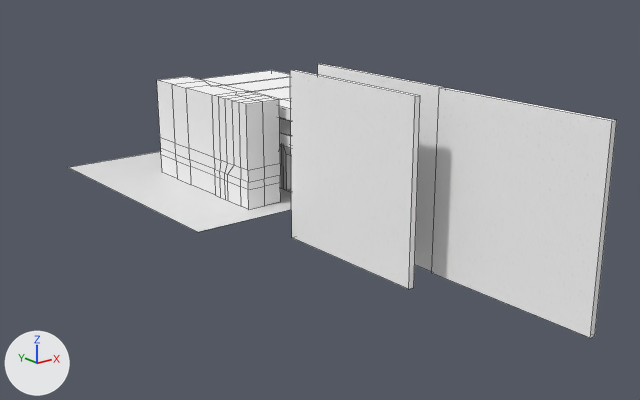
Two versions of the Blender file BlenderFiles/ProjectFiles/CyberpunkSpace.blend, one commit apart.
Camera for both pictures: a 50 mm camera at (-178.0, -264.0, 94.0) aimed at (-2.0, -44.0, 6.0). The axes (+X, +Y, +Z) are drawn at lower left. The lights are the same throughout. Mesh edges are drawn as thin lines.

The first picture shows 'Appartment Alley', 'Building alley left', 'Cube', 'Cube.001', 'Cube.002', 'Floor'.
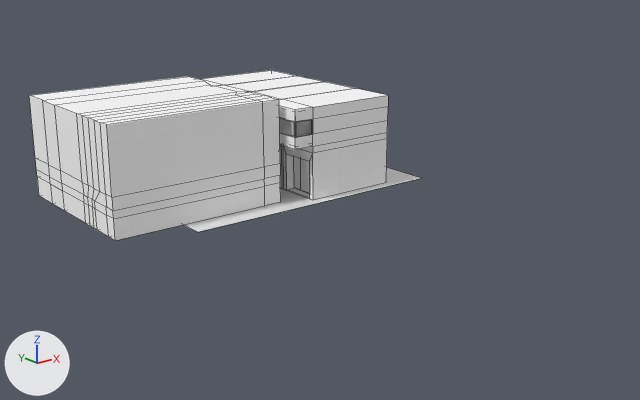
What differs and where, as boxes (x1, y1, x2, y2) in the pictures (640 x 400 px; the box of a moved part takes in the faces that stretch with it):
```json
{"object": "Cube.002", "change": "deleted", "before": [432, 88, 617, 338]}
{"object": "Building alley left", "change": "reshaped", "before": [157, 77, 281, 209], "after": [29, 77, 281, 240], "on screen": "102% wider, 23% taller"}
{"object": "Cube", "change": "deleted", "before": [290, 70, 420, 289]}
{"object": "Cube.001", "change": "deleted", "before": [318, 64, 446, 272]}
{"part": 1, "of": "me_cube_002", "change": "moved or reshaped", "before": [157, 79, 265, 209], "after": [29, 79, 265, 240]}
{"object": "Appartment Alley", "change": "unchanged, uncovered by the edit", "before": [199, 70, 291, 192], "after": [199, 70, 388, 200]}
{"object": "Floor", "change": "unchanged, covered by the edit", "before": [68, 151, 291, 232], "after": [184, 168, 420, 232]}
```

The change, as JSON lines over the scene's bpy script:
```json
{"block": "me_cube_002", "where": "# used by ob_building_alley_left; location = (-3.2, -5.9, 1.0)"}
{"op": "remove", "block": "me_cube_002", "code": "me_cube_002.from_pydata(...)  # 124 vertices, 122 faces; spans x -12.5..1.0, y -16.8..43.7, z -1.0..35.5"}
{"op": "add", "block": "me_cube_002", "code": "me_cube_002.from_pydata(...)  # 136 vertices, 137 faces; spans x -62.4..1.3, y -16.8..43.7, z -1.0..35.5"}
{"block": "me_cube_002", "change": "me_cube_002 part 1"}
{"block": "me_cube_002", "change": "45 vertices are removed from x -12.5, y -16.8..43.7, z -1.0..35.5"}
{"block": "me_cube_002", "change": "57 faces are deleted"}
{"block": "me_cube_002", "change": "24 vertices are added at x -62.4..1.3, y -12.6..31.8, z -0.9..13.0"}
{"block": "me_cube_002", "change": "13 new vertices lie (-56.6, 0.0, 0.0) away from vertices in x -5.8, y -16.8..0.9, z -1.0..35.5"}
{"block": "me_cube_002", "change": "5 new vertices lie (-63.4, 0.0, 0.0) away from vertices in x 1.0, y 43.7, z -1.0..35.5"}
{"block": "me_cube_002", "change": "5 new vertices lie (0.0, -11.9, 0.0) away from vertices in x -62.4, y 43.7, z -1.0..35.5"}
{"block": "me_cube_002", "change": "5 new vertices lie (0.0, -10.1, 0.0) away from vertices in x -62.4, y 31.8, z -1.0..35.5"}
{"block": "me_cube_002", "change": "5 new vertices lie (0.0, -17.4, 0.0) away from vertices in x -62.4, y 21.7, z -1.0..35.5"}
{"block": "me_cube_002", "change": "72 new faces join them, mat_concrete"}
{"op": "remove", "block": "ob_cube", "code": ["ob_cube = bpy.data.objects.new('Cube', me_cube_007)", "ob_cube.location = (-4.1, -61.8, 19.1)", "ob_cube.scale = (1.0, 28.9, 28.9)"]}
{"op": "remove", "block": "ob_cube_001", "code": ["ob_cube_001 = bpy.data.objects.new('Cube.001', me_cube_008)", "ob_cube_001.location = (11.0, -57.2, 19.1)", "ob_cube_001.scale = (1.0, 28.9, 28.9)"]}
{"op": "remove", "block": "ob_cube_002", "code": ["ob_cube_002 = bpy.data.objects.new('Cube.002', me_cube_009)", "ob_cube_002.location = (10.3, -114.9, 19.1)", "ob_cube_002.scale = (1.0, 28.9, 28.9)"]}
```
